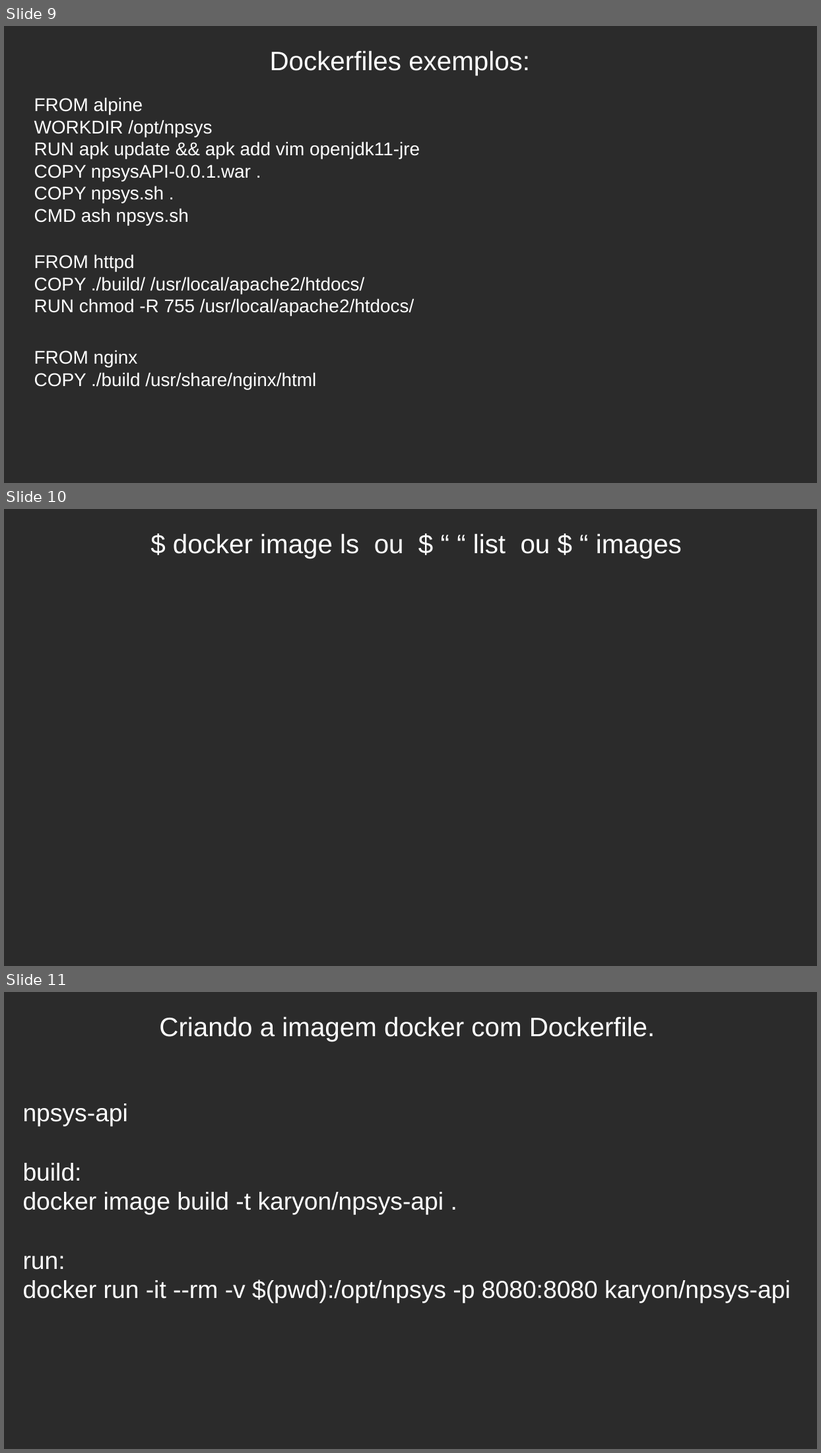
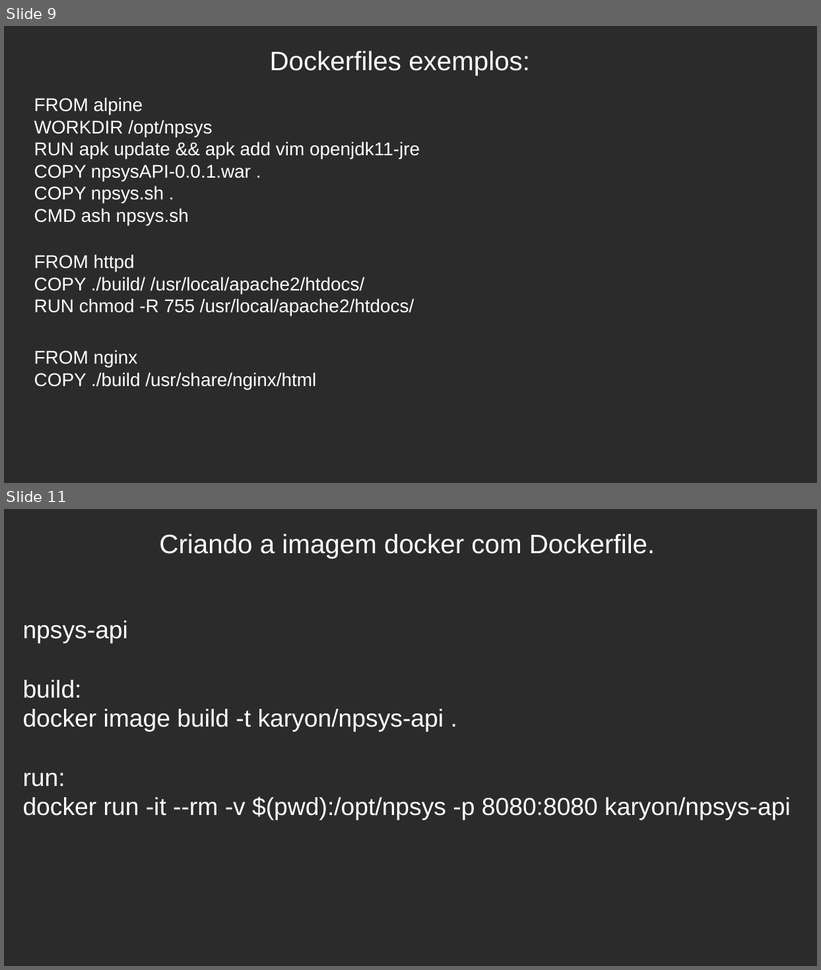
Before and after one commit to celsonery/kubernetes-docs, a slide deck: apresentacao_docker_kubernetes/apresentacao.odp. Shown one above the other, each under a label of ours: slides 9, 10 and 11 before the commit, slides 9 and 11 after it; the slides between them are not shown. The pictures are 821x1453 and 821x970 pixels, drawn with LibreOffice and Linux fonts; fonts in the diff are those of the drawing; background and template pictures are left out; a plain dark background stands for a picture behind light text. Boxes give left, top, right and bottom in pixels: in the first picture for what was removed or moved away, otherwise in the second. Text is boxed around its words. In the diff, an @@ line names an element or a change of style, - is before the commit and + after.

```diff
--- a/apresentacao_docker_kubernetes/apresentacao.odp
+++ b/apresentacao_docker_kubernetes/apresentacao.odp
@@ slide 10 removed at bbox=[4, 509, 817, 966], background picture (left out) @@
@@ text removed at bbox=[173, 533, 682, 559] @@
-$ docker image ls ou $ “ “ list ou $ “ images
```
Also in this commit, not shown: 1 slide added, 1 other file.
